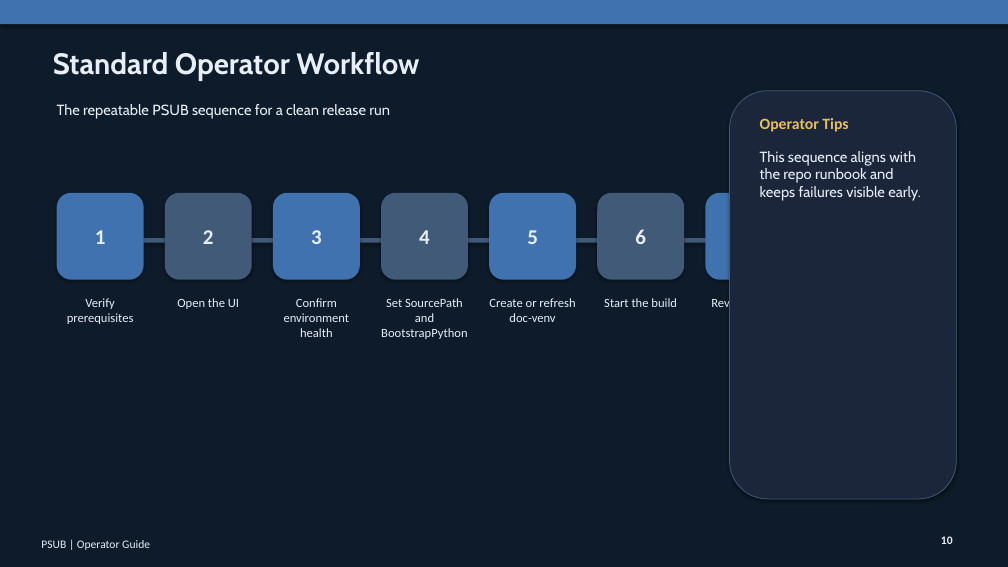
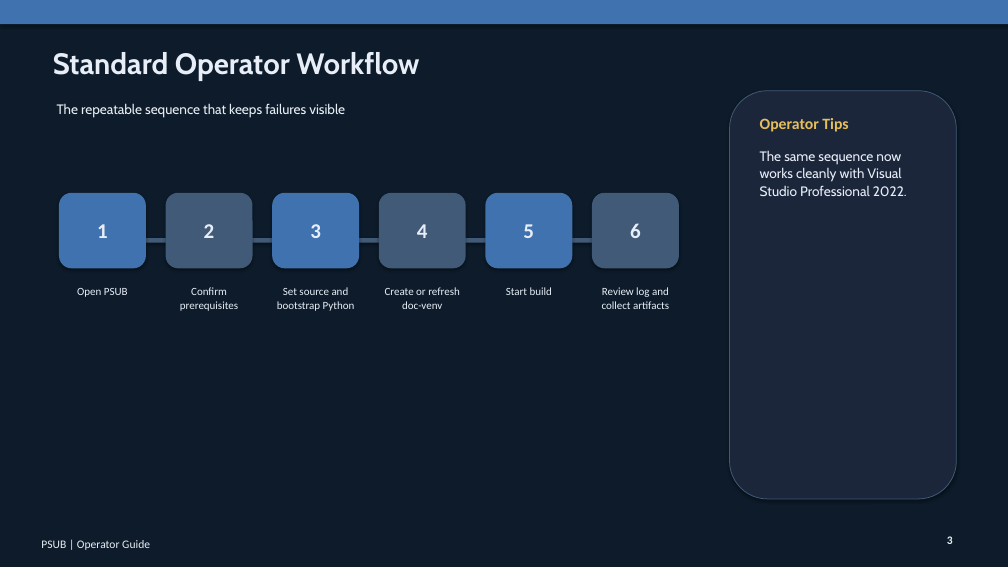
Before and after one commit to patrikkarlsson72/psub, a slide deck: slide 3 of output/presentation/PSUB-Operator-Guide.pptx (slide 10 before the commit). Drawn at 1008x567 pixels with LibreOffice and Linux fonts; fonts in the diff are those of the drawing. Boxes give left, top, right and bottom in pixels: in the first picture for what was removed or moved away, otherwise in the second. Text is boxed around its words. In the diff, an @@ line names an element or a change of style, - is before the commit and + after.

Commit message:
Refine PSUB operator presentation deck

```diff
--- a/output/presentation/PSUB-Operator-Guide.pptx
+++ b/output/presentation/PSUB-Operator-Guide.pptx
@@ text at [57, 103, 345, 118]: text changed; size 14 to 13 pt @@
-The repeatable PSUB sequence for a clean release run
+The repeatable sequence that keeps failures visible
@@ text at [760, 151, 907, 196]: text changed; size 14 to 13 pt @@
-This sequence aligns with the repo runbook and keeps failures visible early.
+The same sequence now works cleanly with Visual Studio Professional 2022.
@@ rounded rectangle "1": place and size @@
-rounded rectangle "1" at [57, 193, 144, 280]
+rounded rectangle "1" at [59, 193, 146, 268]
@@ rounded rectangle "2": place and size @@
-rounded rectangle "2" at [165, 193, 252, 280]
+rounded rectangle "2" at [166, 193, 253, 268]
@@ rounded rectangle "3": place and size @@
-rounded rectangle "3" at [273, 193, 360, 280]
+rounded rectangle "3" at [272, 193, 359, 268]
@@ rounded rectangle "4": place and size @@
-rounded rectangle "4" at [381, 193, 468, 280]
+rounded rectangle "4" at [379, 193, 466, 268]
@@ rounded rectangle "5": place and size @@
-rounded rectangle "5" at [489, 193, 576, 280]
+rounded rectangle "5" at [485, 193, 572, 268]
@@ rounded rectangle "6": place and size @@
-rounded rectangle "6" at [597, 193, 684, 280]
+rounded rectangle "6" at [592, 193, 679, 268]
@@ rounded rectangle removed at [706, 193, 792, 280] @@
@@ rounded rectangle removed at [814, 193, 901, 280] @@
@@ rectangle: place and size @@
-rectangle at [91, 238, 915, 243]
+rectangle at [102, 238, 635, 243]
@@ text added at [77, 288, 128, 297], 10.5 pt, text #E7EEF7 @@
+Open PSUB
@@ text removed at [177, 298, 239, 309] @@
-Open the UI
@@ text at [180, 287, 238, 311]: text changed; size 12 to 10.5 pt @@
-Verify prerequisites
+Confirm prerequisites
@@ text at [277, 287, 355, 311]: text changed; size 12 to 10.5 pt @@
-Set SourcePath and BootstrapPython
+Set source and bootstrap Python
@@ text removed at [284, 298, 350, 337] @@
-Confirm environment health
@@ text "Create or refresh doc-venv": place and size @@
-text "Create or refresh doc-venv" at [489, 298, 575, 322]
+text "Create or refresh doc-venv" at [385, 287, 460, 309]
@@ text "Create or refresh doc-venv" at [385, 287, 460, 309]: size 12 to 10.5 pt @@
@@ text at [506, 287, 552, 295]: text changed; size 12 to 10.5 pt @@
-Start the build
+Start build
@@ text at [602, 287, 669, 309]: text changed; size 12 to 10.5 pt @@
-Review the log
+Review log and collect artifacts
@@ text at [947, 536, 953, 544]: text changed @@
-10
+3
```
Also in this commit, not shown: 4 other slides changed, 3 slides added, 5 slides removed, 3 other files.
